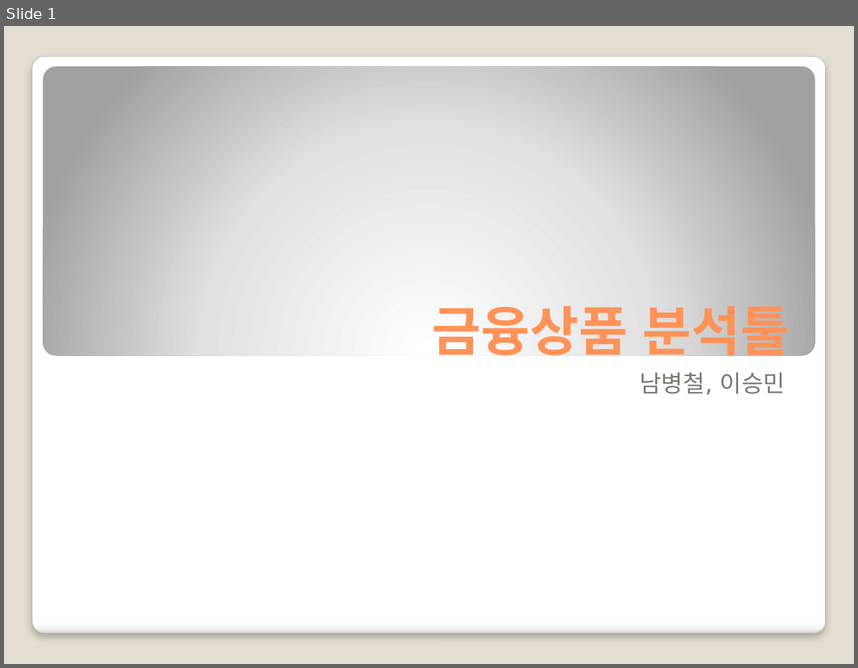
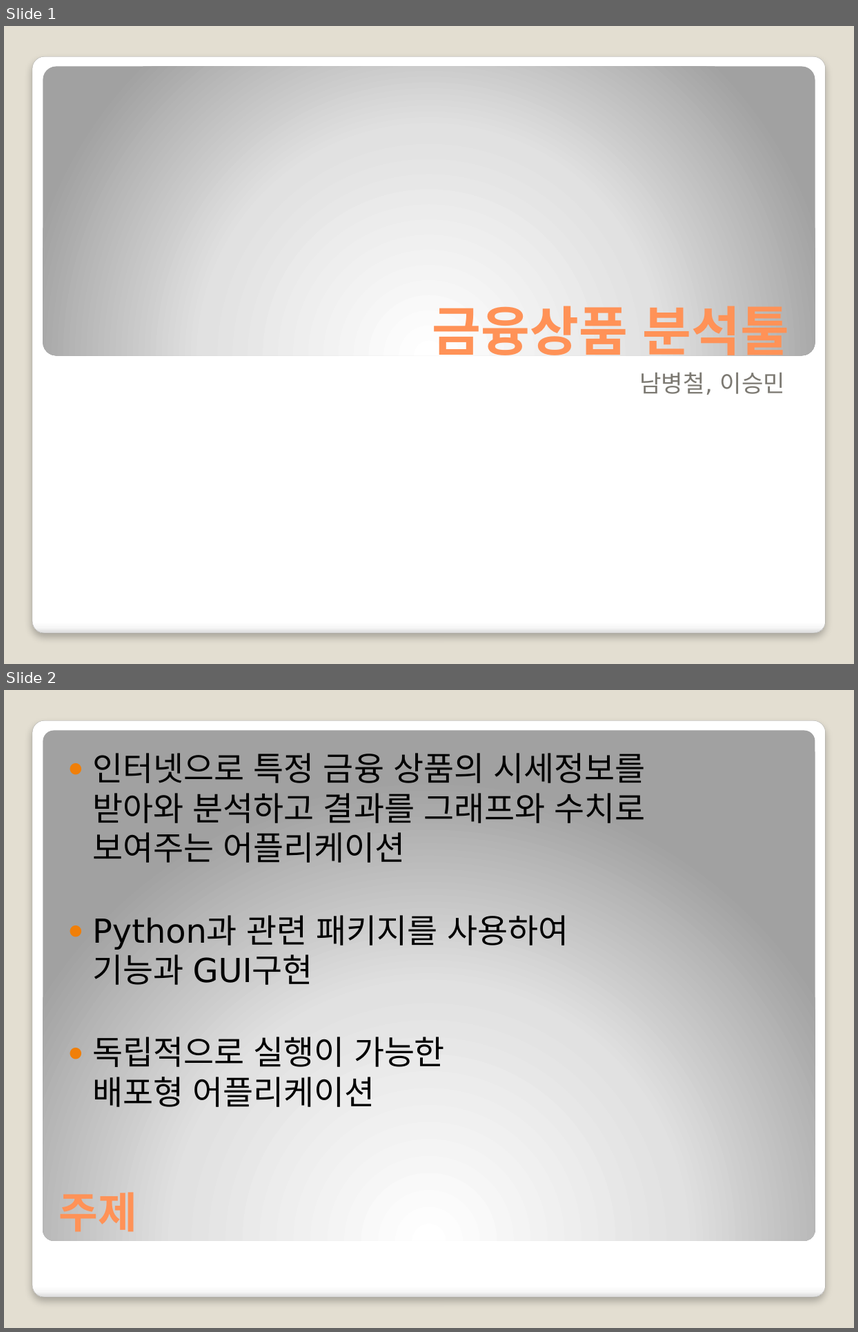
Before and after one commit to nbvc1003/stockAnalyst, a slide deck: 중간프로젝트2차_금융상품 분석툴20191224.pptx. Shown one above the other, each under a label of ours: slide 1 before the commit, slides 1 and 2 after it. The pictures are 858x668 and 858x1332 pixels, drawn with LibreOffice and Linux fonts; fonts in the diff are those of the drawing. Boxes give left, top, right and bottom in pixels: in the first picture for what was removed or moved away, otherwise in the second. Text is boxed around its words. In the diff, an @@ line names an element or a change of style, - is before the commit and + after.

```diff
--- a/중간프로젝트2차_금융상품 분석툴20191224.pptx
+++ b/중간프로젝트2차_금융상품 분석툴20191224.pptx
@@ slide 2 added at (4,690,854,1328), background #E3DED1; not listed: 1 template element that a slide beside it also shows @@
@@ rounded rectangle added at (43,730,815,1240), fill gradient #FFFFFF to #E1E1E1 to #A2A2A2 @@
@@ text added at (92,753,646,1107), 28 pt, text #000000 @@
+● 인터넷으로 특정 금융 상품의 시세정보를
+  받아와 분석하고 결과를 그래프와 수치로
+  보여주는 어플리케이션
+● Python과 관련 패키지를 사용하여
+  기능과 GUI구현
+● 독립적으로 실행이 가능한
+  배포형 어플리케이션
@@ title added at (59,1192,137,1232), 36 pt, text #FF9258, bold @@
+주제
```
Also in this commit, not shown: 1 other file.
